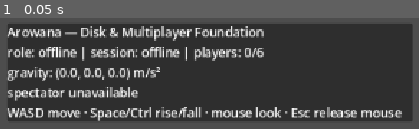
Above: before the commit, frame 1.
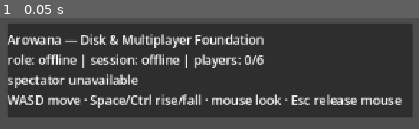
Above: after the commit, the same moment.

Repository: BearingMe/escape-the-flat-earth
Game: Godot game, scene res://levels/flat_earth/world.tscn
Same seed, same stepped clock (60 frames per second), same inputs: the game is played once before the commit and once after it.
Inputs:
- Up to frame 1 (0.05 s): no input

The runs differ from the first frame. In frame 1, 29% of the frame differs, in the area x 1-99%, y 7-93%.

Commit message:
refactor: remove deferred gravity implementation

Diff:
--- a/autoload/gravity.gd
+++ /dev/null
@@ -1,17 +0,0 @@
-extends Node
-
-var _field: DiskGravityField = DiskGravityField.new()
-
-
-func _ready() -> void:
-	var result: Error = configure(World.config)
-	if result != OK:
-		Log.error("gravity.configure_failed", {"error": result})
-
-
-func configure(config: WorldConfig) -> Error:
-	return _field.configure(config)
-
-
-func gravity_at(position: Vector3) -> Vector3:
-	return _field.gravity_at(position)
--- a/autoload/world.gd
+++ b/autoload/world.gd
@@ -15,8 +15,6 @@
 func set_seed(seed_value: int) -> void:
 	config.world_seed = seed_value
 	_entity_sequence = 1
-	if is_instance_valid(Gravity):
-		Gravity.configure(config)
 
 
 func allocate_stable_id(kind: String) -> String:
--- a/common/data/world_default.tres
+++ b/common/data/world_default.tres
@@ -6,6 +6,5 @@
 script = ExtResource("1_world_config")
 disk_radius_m = 5000.0
 disk_thickness_m = 500.0
-central_surface_gravity_m_s2 = 9.81
 world_seed = 17320508
 max_players = 6
--- a/common/physics/disk_gravity_field.gd
+++ /dev/null
@@ -1,160 +0,0 @@
-class_name DiskGravityField
-extends RefCounted
-
-const RADIAL_SAMPLES: int = 32
-const ANGULAR_SAMPLES: int = 128
-const DEPTH_SAMPLES: int = 24
-const RADIAL_GRID_STEP: float = 1.0 / 128.0
-const VERTICAL_GRID_STEP: float = 1.0 / 512.0
-const MAX_CACHE_ENTRIES: int = 8192
-const FAR_FIELD_BLEND_START: float = 7.5
-const FAR_FIELD_RADIUS: float = 8.0
-
-var _radius_m: float = 5000.0
-var _thickness_ratio: float = 0.1
-var _gravity_scale: float = 1.0
-var _softening: float = 0.0005
-var _configured: bool = false
-var _profile_cache: Dictionary = {}
-var _cache_order: Array[Vector2i] = []
-
-
-func configure(config: WorldConfig) -> Error:
-	if config == null or config.validate() != OK:
-		return ERR_INVALID_PARAMETER
-	_radius_m = config.disk_radius_m
-	_thickness_ratio = config.disk_thickness_m / _radius_m
-	var surface_integral: float = (
-		2.0 * PI * (1.0 + _thickness_ratio - sqrt(1.0 + _thickness_ratio * _thickness_ratio))
-	)
-	if not is_finite(surface_integral) or surface_integral <= 0.0:
-		return ERR_INVALID_PARAMETER
-	_gravity_scale = config.central_surface_gravity_m_s2 / surface_integral
-	_softening = minf(_thickness_ratio / float(DEPTH_SAMPLES), 1.0 / float(RADIAL_SAMPLES)) * 0.06
-	_profile_cache.clear()
-	_cache_order.clear()
-	_configured = true
-	return OK
-
-
-func gravity_at(position: Vector3) -> Vector3:
-	if not _configured or not position.is_finite():
-		return Vector3.ZERO
-	var horizontal_position: Vector2 = Vector2(position.x, position.z)
-	var radial_distance: float = horizontal_position.length()
-	var radial_units: float = radial_distance / _radius_m
-	var vertical_units: float = absf(position.y) / _radius_m
-	var normalized_distance: float = Vector2(radial_units, vertical_units).length()
-	if normalized_distance <= 0.0000001:
-		return Vector3.ZERO
-	var far_field: Vector3 = _far_field_gravity(position, normalized_distance)
-	if normalized_distance >= FAR_FIELD_RADIUS:
-		return far_field
-	var gravity: Vector3
-	if radial_distance <= 0.000001:
-		var axis_integral: float = _axis_vertical_integral(vertical_units)
-		gravity = Vector3.UP * axis_integral * _gravity_scale * signf(position.y)
-	else:
-		var profile: Vector2 = _interpolated_profile(radial_units, vertical_units)
-		var radial_direction: Vector3 = Vector3(horizontal_position.x, 0.0, horizontal_position.y)
-		radial_direction /= radial_distance
-		var vertical_sign: float = signf(position.y)
-		gravity = (
-			radial_direction * profile.x * _gravity_scale
-			+ Vector3.UP * profile.y * _gravity_scale * vertical_sign
-		)
-	if normalized_distance > FAR_FIELD_BLEND_START:
-		var blend_fraction: float = clampf(
-			(
-				(normalized_distance - FAR_FIELD_BLEND_START)
-				/ (FAR_FIELD_RADIUS - FAR_FIELD_BLEND_START)
-			),
-			0.0,
-			1.0
-		)
-		var blend: float = blend_fraction * blend_fraction * (3.0 - 2.0 * blend_fraction)
-		gravity = gravity.lerp(far_field, blend)
-	return gravity
-
-
-func _interpolated_profile(radial_units: float, vertical_units: float) -> Vector2:
-	var radial_cell: int = floori(radial_units / RADIAL_GRID_STEP)
-	var vertical_cell: int = floori(vertical_units / VERTICAL_GRID_STEP)
-	var radial_fraction: float = (radial_units / RADIAL_GRID_STEP) - float(radial_cell)
-	var vertical_fraction: float = (vertical_units / VERTICAL_GRID_STEP) - float(vertical_cell)
-	var lower_left: Vector2 = _profile_at(radial_cell, vertical_cell)
-	var lower_right: Vector2 = _profile_at(radial_cell + 1, vertical_cell)
-	var upper_left: Vector2 = _profile_at(radial_cell, vertical_cell + 1)
-	var upper_right: Vector2 = _profile_at(radial_cell + 1, vertical_cell + 1)
-	var lower: Vector2 = lower_left.lerp(lower_right, radial_fraction)
-	var upper: Vector2 = upper_left.lerp(upper_right, radial_fraction)
-	return lower.lerp(upper, vertical_fraction)
-
-
-func _profile_at(radial_cell: int, vertical_cell: int) -> Vector2:
-	var key: Vector2i = Vector2i(radial_cell, vertical_cell)
-	if _profile_cache.has(key):
-		return _profile_cache[key]
-	var radial_units: float = float(radial_cell) * RADIAL_GRID_STEP
-	var vertical_units: float = float(vertical_cell) * VERTICAL_GRID_STEP
-	var value: Vector2 = _integrate_profile(radial_units, vertical_units)
-	_profile_cache[key] = value
-	_cache_order.append(key)
-	if _cache_order.size() > MAX_CACHE_ENTRIES:
-		var expired_key: Vector2i = _cache_order.pop_front()
-		_profile_cache.erase(expired_key)
-	return value
-
-
-func _integrate_profile(radial_units: float, vertical_units: float) -> Vector2:
-	if radial_units <= 0.000001:
-		return Vector2(0.0, _axis_vertical_integral(vertical_units))
-	var volume_element: float = (
-		PI * _thickness_ratio / float(RADIAL_SAMPLES * ANGULAR_SAMPLES * DEPTH_SAMPLES)
-	)
-	var radial_acceleration: float = 0.0
-	var vertical_acceleration: float = 0.0
-	var source_half_height: float = _thickness_ratio * 0.5
-	for radial_index: int in range(RADIAL_SAMPLES):
-		var source_radius: float = sqrt((float(radial_index) + 0.5) / float(RADIAL_SAMPLES))
-		for depth_index: int in range(DEPTH_SAMPLES):
-			var source_y: float = (
-				-source_half_height
-				+ (float(depth_index) + 0.5) * _thickness_ratio / float(DEPTH_SAMPLES)
-			)
-			for angular_index: int in range(ANGULAR_SAMPLES):
-				var angle: float = TAU * (float(angular_index) + 0.5) / float(ANGULAR_SAMPLES)
-				var delta_x: float = source_radius * cos(angle) - radial_units
-				var delta_z: float = source_radius * sin(angle)
-				var delta_y: float = source_y - vertical_units
-				var distance_squared: float = (
-					delta_x * delta_x
-					+ delta_y * delta_y
-					+ delta_z * delta_z
-					+ _softening * _softening
-				)
-				var inverse_distance_cubed: float = (
-					1.0 / (distance_squared * sqrt(distance_squared))
-				)
-				radial_acceleration += delta_x * inverse_distance_cubed * volume_element
-				vertical_acceleration += delta_y * inverse_distance_cubed * volume_element
-	return Vector2(radial_acceleration, vertical_acceleration)
-
-
-func _axis_vertical_integral(vertical_units: float) -> float:
-	if vertical_units <= 0.000001:
-		return 0.0
-	var half_height: float = _thickness_ratio * 0.5
-	var lower_offset: float = vertical_units - half_height
-	var upper_offset: float = vertical_units + half_height
-	var lower_value: float = absf(lower_offset) - sqrt(1.0 + lower_offset * lower_offset)
-	var upper_value: float = absf(upper_offset) - sqrt(1.0 + upper_offset * upper_offset)
-	return -2.0 * PI * (upper_value - lower_value)
-
-
-func _far_field_gravity(position: Vector3, normalized_distance: float) -> Vector3:
-	var effective_mass: float = PI * _thickness_ratio
-	var magnitude: float = (
-		_gravity_scale * effective_mass / (normalized_distance * normalized_distance)
-	)
-	return -position.normalized() * magnitude
--- a/common/world_config.gd
+++ b/common/world_config.gd
@@ -3,7 +3,6 @@
 
 @export_range(1.0, 100000.0, 1.0, "or_greater") var disk_radius_m: float = 5000.0
 @export_range(1.0, 10000.0, 1.0, "or_greater") var disk_thickness_m: float = 500.0
-@export_range(0.01, 100.0, 0.01, "or_greater") var central_surface_gravity_m_s2: float = 9.81
 @export var world_seed: int = 17320508
 @export_range(2, 6, 1) var max_players: int = 6
 
@@ -14,8 +13,6 @@
 		or disk_radius_m <= 0.0
 		or not is_finite(disk_thickness_m)
 		or disk_thickness_m <= 0.0
-		or not is_finite(central_surface_gravity_m_s2)
-		or central_surface_gravity_m_s2 <= 0.0
 		or max_players < 2
 		or max_players > 6
 	):
--- a/levels/flat_earth/debug_overlay.gd
+++ b/levels/flat_earth/debug_overlay.gd
@@ -13,10 +13,8 @@
 		return
 	_time_until_update = UPDATE_INTERVAL_SEC
 	var local_player: ObserverPlayer = _find_local_player()
-	var gravity_vector: Vector3 = Vector3.ZERO
 	var position_text: String = "spectator unavailable"
 	if local_player != null:
-		gravity_vector = Gravity.gravity_at(local_player.global_position)
 		position_text = "position: %s" % local_player.global_position
 	var role_text: String = "offline"
 	if Net.session_role == "host":
@@ -30,7 +28,6 @@
 			% [role_text, Net.session_status, Net.player_count(), World.config.max_players]
 		)
 	)
-	_label.text += "gravity: %s m/s²\n" % gravity_vector
 	_label.text += (
 		"%s\nWASD move · Space/Ctrl rise/fall · mouse look · Esc release mouse" % position_text
 	)
--- a/project.godot
+++ b/project.godot
@@ -20,7 +20,6 @@
 
 Log="*res://autoload/log.gd"
 World="*res://autoload/world.gd"
-Gravity="*res://autoload/gravity.gd"
 Net="*res://autoload/net.gd"
 _mcp_game_helper="*res://addons/godot_ai/runtime/game_helper.gd"
 
@@ -39,6 +38,7 @@
 
 [physics]
 
+3d/default_gravity=0.0
 3d/physics_engine="Jolt Physics"
 
 [rendering]
--- a/tests/unit/test_disk_gravity_field.gd
+++ /dev/null
@@ -1,85 +0,0 @@
-extends GutTest
-
-var _field: DiskGravityField
-var _config: WorldConfig
-
-
-func before_each() -> void:
-	_config = WorldConfig.new()
-	_field = DiskGravityField.new()
-	assert_eq(_field.configure(_config), OK)
-
-
-func test_central_surface_gravity_is_calibrated_on_both_sides() -> void:
-	var top_gravity: Vector3 = _field.gravity_at(Vector3(0.0, _config.disk_thickness_m * 0.5, 0.0))
-	var underside_gravity: Vector3 = _field.gravity_at(
-		Vector3(0.0, -_config.disk_thickness_m * 0.5, 0.0)
-	)
-	assert_almost_eq(top_gravity.y, -_config.central_surface_gravity_m_s2, 0.001)
-	assert_almost_eq(underside_gravity.y, _config.central_surface_gravity_m_s2, 0.001)
-	assert_almost_eq(top_gravity.x, 0.0, 0.001)
-	assert_almost_eq(top_gravity.z, 0.0, 0.001)
-
-
-func test_central_surface_gravity_uses_configured_dimensions_and_strength() -> void:
-	var custom_config: WorldConfig = WorldConfig.new()
-	custom_config.disk_radius_m = 2000.0
-	custom_config.disk_thickness_m = 100.0
-	custom_config.central_surface_gravity_m_s2 = 3.0
-	var custom_field: DiskGravityField = DiskGravityField.new()
-	assert_eq(custom_field.configure(custom_config), OK)
-	var surface_gravity: Vector3 = custom_field.gravity_at(Vector3(0.0, 50.0, 0.0))
-	assert_almost_eq(surface_gravity.y, -3.0, 0.001)
-
-
-func test_center_is_symmetric_and_gravity_points_toward_the_disc() -> void:
-	assert_eq(_field.gravity_at(Vector3.ZERO), Vector3.ZERO)
-	var outside_top: Vector3 = _field.gravity_at(Vector3(0.0, 1000.0, 0.0))
-	var outside_bottom: Vector3 = _field.gravity_at(Vector3(0.0, -1000.0, 0.0))
-	assert_true(outside_top.y < 0.0)
-	assert_true(outside_bottom.y > 0.0)
-	assert_almost_eq(outside_top.y, -outside_bottom.y, 0.001)
-
-
-func test_off_axis_field_is_finite_and_radially_inward() -> void:
-	var gravity: Vector3 = _field.gravity_at(
-		Vector3(_config.disk_radius_m * 0.45, _config.disk_thickness_m * 0.5, 0.0)
-	)
-	assert_true(gravity.is_finite())
-	assert_true(gravity.x < 0.0)
-	assert_true(gravity.y < 0.0)
-	assert_almost_eq(gravity.z, 0.0, 0.001)
-
-
-func test_off_axis_field_matches_independent_volume_integral_references() -> void:
-	# Direct reference values use independent 240x1024x160 volume quadrature.
-	var above_surface: Vector3 = _field.gravity_at(Vector3(2250.0, 375.0, 0.0))
-	var beyond_rim: Vector3 = _field.gravity_at(Vector3(5750.0, 100.0, 0.0))
-	assert_almost_eq(above_surface.x, -2.49201, 0.04)
-	assert_almost_eq(above_surface.y, -9.41216, 0.04)
-	assert_almost_eq(beyond_rim.x, -6.23610, 0.04)
-	assert_almost_eq(beyond_rim.y, -0.30257, 0.04)
-
-
-func test_field_is_continuous_across_the_outer_rim() -> void:
-	var radius: float = _config.disk_radius_m
-	var inside: Vector3 = _field.gravity_at(Vector3(radius - 1.0, 0.0, 0.0))
-	var at_rim: Vector3 = _field.gravity_at(Vector3(radius, 0.0, 0.0))
-	var outside: Vector3 = _field.gravity_at(Vector3(radius + 1.0, 0.0, 0.0))
-	assert_true(inside.is_finite() and at_rim.is_finite() and outside.is_finite())
-	assert_lt(absf(inside.x - outside.x), 0.05)
-	assert_lt(absf(inside.y - outside.y), 0.05)
-
-
-func test_numerical_to_far_field_transition_is_continuous() -> void:
-	var near_transition: Vector3 = _field.gravity_at(Vector3(39999.5, 0.0, 0.0))
-	var far_transition: Vector3 = _field.gravity_at(Vector3(40000.5, 0.0, 0.0))
-	assert_lt(absf(near_transition.x - far_transition.x), 0.00002)
-	assert_almost_eq(near_transition.y, far_transition.y, 0.00002)
-
-
-func test_invalid_configuration_and_non_finite_position_fail_closed() -> void:
-	var invalid_config: WorldConfig = WorldConfig.new()
-	invalid_config.disk_thickness_m = -1.0
-	assert_eq(_field.configure(invalid_config), ERR_INVALID_PARAMETER)
-	assert_eq(_field.gravity_at(Vector3(INF, 0.0, 0.0)), Vector3.ZERO)
--- a/tests/unit/test_world_config.gd
+++ b/tests/unit/test_world_config.gd
@@ -8,6 +8,7 @@
 	assert_eq(config.disk_radius_m, 5000.0)
 	assert_eq(config.disk_thickness_m, 500.0)
 	assert_eq(config.max_players, 6)
+	assert_eq(ProjectSettings.get_setting("physics/3d/default_gravity"), 0.0)
 
 
 func test_invalid_world_dimensions_and_player_cap_are_rejected() -> void:
Not shown, removed: autoload/gravity.gd.uid
Not shown, removed: common/physics/disk_gravity_field.gd.uid
Not shown, removed: tests/unit/test_disk_gravity_field.gd.uid
Not shown, changed: .harness/README.md
Not shown, changed: .harness/checkpoints/2026-10-26-m01-start.md
Not shown, changed: .harness/milestones/m01-disk-multiplayer-foundation.md
Not shown, changed: AGENTS.md
Not shown, changed: docs/testing.md
Not shown, changed: tests/README.md
